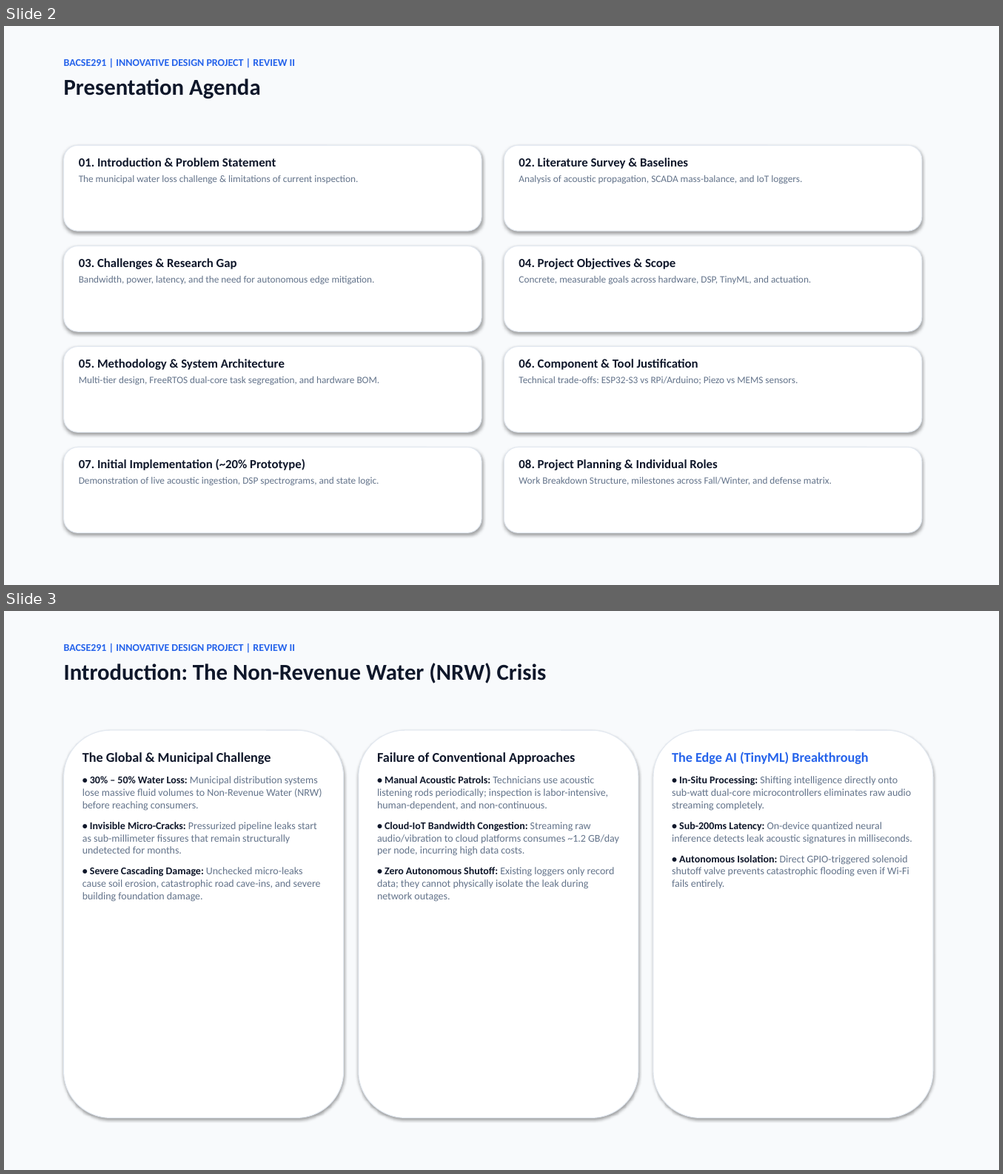
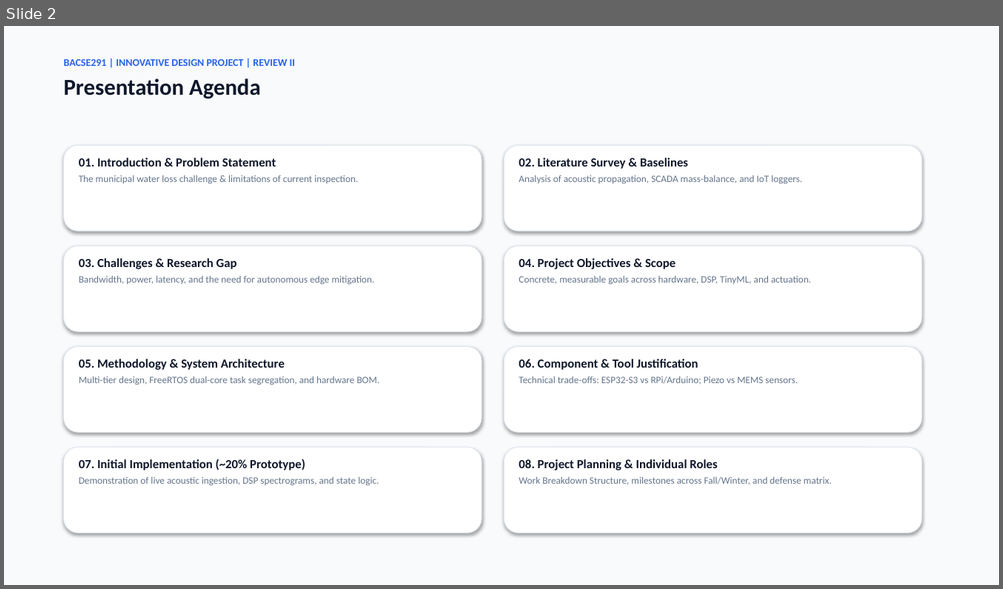
Before and after one commit to attu308/IDP-Acoustic-Leak-Detector, a slide deck: presentation/Review2_Presentation.pptx. Shown one above the other, each under a label of ours: slides 2 and 3 before the commit, slide 2 after it. The pictures are 1003x1174 and 1003x589 pixels, drawn with LibreOffice and Linux fonts; fonts in the diff are those of the drawing. Boxes give left, top, right and bottom in pixels: in the first picture for what was removed or moved away, otherwise in the second. Text is boxed around its words. In the diff, an @@ line names an element or a change of style, - is before the commit and + after.

```diff
--- a/presentation/Review2_Presentation.pptx
+++ b/presentation/Review2_Presentation.pptx
@@ slide 3 removed at <box>4,611,999,1170</box>, background #FFFFFF @@
@@ rectangle removed at <box>4,611,999,1170</box> @@
@@ text removed at <box>64,644,546,684</box> @@
-BACSE291 | INNOVATIVE DESIGN PROJECT | REVIEW II
-Introduction: The Non-Revenue Water (NRW) Crisis
@@ rounded rectangle removed at <box>64,730,344,1119</box> @@
@@ rounded rectangle removed at <box>358,730,638,1119</box> @@
@@ rounded rectangle removed at <box>653,730,933,1119</box> @@
@@ text removed at <box>82,752,321,902</box> @@
-The Global & Municipal Challenge
-• 30% – 50% Water Loss: Municipal distribution systems lose massive fluid volumes to Non-Revenue Water (NRW) before reaching consumers.
-• Invisible Micro-Cracks: Pressurized pipeline leaks start as sub-millimeter fissures that remain structurally undetected for months.
-• Severe Cascading Damage: Unchecked micro-leaks cause soil erosion, catastrophic road cave-ins, and severe building foundation damage.
@@ text removed at <box>377,752,619,902</box> @@
-Failure of Conventional Approaches
-• Manual Acoustic Patrols: Technicians use acoustic listening rods periodically; inspection is labor-intensive, human-dependent, and non-continuous.
-• Cloud-IoT Bandwidth Congestion: Streaming raw audio/vibration to cloud platforms consumes ~1.2 GB/day per node, incurring high data costs.
-• Zero Autonomous Shutoff: Existing loggers only record data; they cannot physically isolate the leak during network outages.
@@ text removed at <box>671,752,912,889</box> @@
-The Edge AI (TinyML) Breakthrough
-• In-Situ Processing: Shifting intelligence directly onto sub-watt dual-core microcontrollers eliminates raw audio streaming completely.
-• Sub-200ms Latency: On-device quantized neural inference detects leak acoustic signatures in milliseconds.
-• Autonomous Isolation: Direct GPIO-triggered solenoid shutoff valve prevents catastrophic flooding even if Wi-Fi fails entirely.
```
Also in this commit, not shown: 1 slide changed, 1 slide added, 2 other files.
